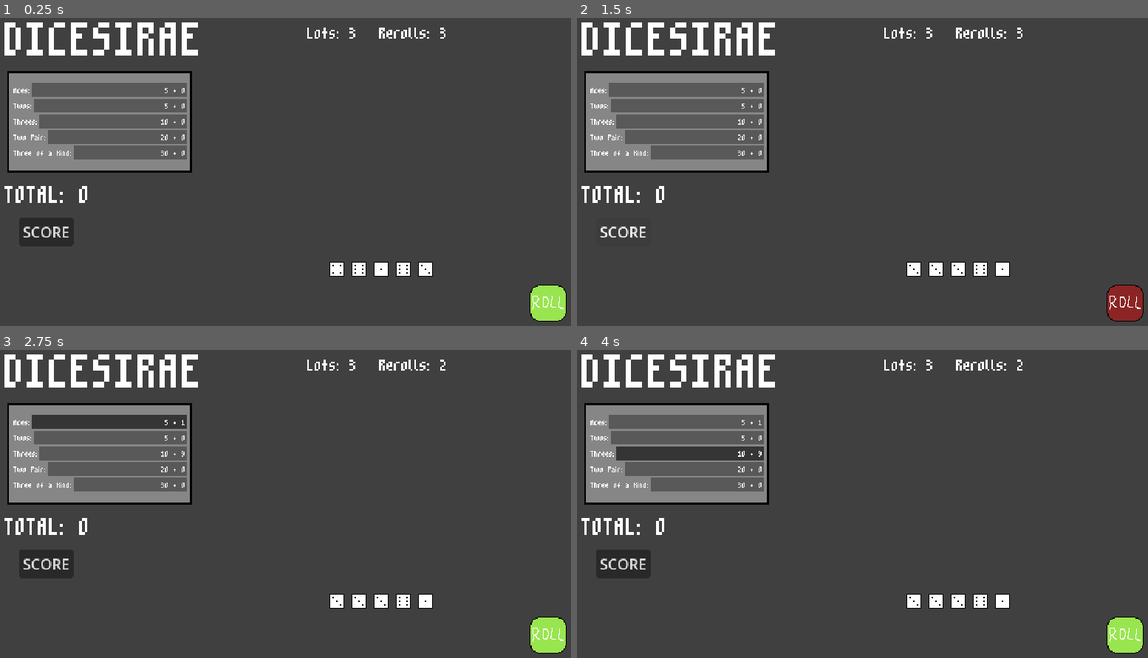
Above: before the commit, frames 1-4 (two rows, left to right).
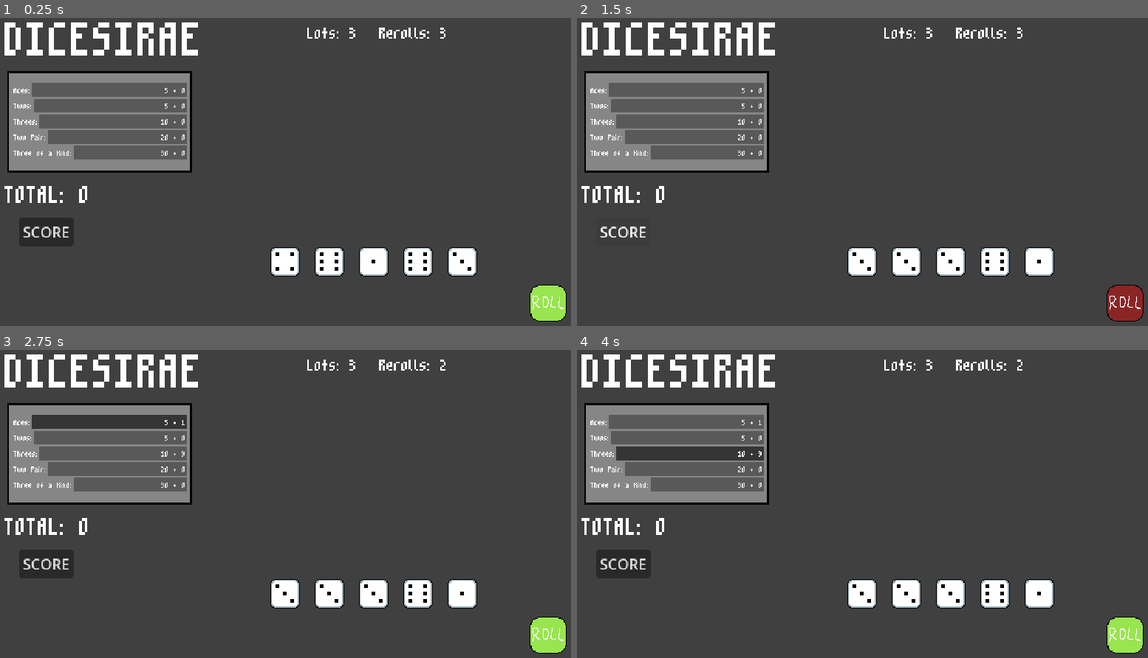
Above: after the commit, the same moments.

Repository: xander6424/DICESIRAE
Game: Godot game, scene res://scenes/main.tscn
Two runs of this game, one before a commit and one after it. Both use one fixed random seed, a clock stepped at 60 frames per second and the inputs below.
Inputs (mouse positions are in pixels of both pictures, inside the frame that each line leads up to):
- Up to frame 1 (0.25 s): no input
- Up to frame 2 (1.5 s): click (1125, 304) at 0.5 s; click "SCORE" at 1.25 s
- Up to frame 3 (2.75 s): click "5 + 1" at 2 s
- Up to frame 4 (4 s): click "5 + 0" at 2.75 s; click "10 + 9" at 3.5 s

The runs differ from the first frame. In frame 1, 2.3% of the frame differs, in the area x 47-84%, y 74-84%; in frame 2, 2.2%; in frame 3, 2.2%; in frame 4, 2.2%.

Commit message:
New Dice Texture
Created new die faces that are 32x32 instead of 16x16 and rearranged the UI for them.

Diff:
--- a/scenes/dice.tscn
+++ b/scenes/dice.tscn
@@ -1,15 +1,15 @@
 [gd_scene format=3 uid="uid://5ueudmkrdrm3"]
 
-[ext_resource type="Texture2D" uid="uid://ct3lhdmtqhay4" path="res://assets/die1.png" id="1_ju2fo"]
 [ext_resource type="Script" uid="uid://b7su0mda6y3af" path="res://scripts/dice.gd" id="1_y4pxb"]
-[ext_resource type="Texture2D" uid="uid://bqa603kymqlsj" path="res://assets/die2.png" id="3_1erj6"]
-[ext_resource type="Texture2D" uid="uid://c3osefskt8b8r" path="res://assets/die3.png" id="4_g08j5"]
-[ext_resource type="Texture2D" uid="uid://cjqnpbtpc18vu" path="res://assets/die4.png" id="5_k2puv"]
-[ext_resource type="Texture2D" uid="uid://dgsfdw8d1kiby" path="res://assets/die5.png" id="6_wa5hx"]
-[ext_resource type="Texture2D" uid="uid://cejwrct6odnyy" path="res://assets/die6.png" id="7_60lre"]
+[ext_resource type="Texture2D" uid="uid://0g2hw2yi7ahj" path="res://assets/die1_32p.png" id="2_pb8pk"]
+[ext_resource type="Texture2D" uid="uid://y5k4sgd7m0ax" path="res://assets/die2_32p.png" id="3_ocjtb"]
+[ext_resource type="Texture2D" uid="uid://cgeuufgijyfrm" path="res://assets/die3_32p.png" id="4_dicg2"]
+[ext_resource type="Texture2D" uid="uid://b41ewysw5q5w8" path="res://assets/die4_32p.png" id="5_pgf55"]
+[ext_resource type="Texture2D" uid="uid://d0wtavxqx5a2a" path="res://assets/die5_32p.png" id="6_dlvbc"]
+[ext_resource type="Texture2D" uid="uid://c78k2icikwp7g" path="res://assets/die6_32p.png" id="7_skxya"]
 
 [sub_resource type="RectangleShape2D" id="RectangleShape2D_m4jp2"]
-size = Vector2(16, 16)
+size = Vector2(29, 29)
 
 [sub_resource type="StyleBoxFlat" id="StyleBoxFlat_pb8pk"]
 bg_color = Color(0, 0, 0, 0)
@@ -31,32 +31,33 @@
 unique_name_in_owner = true
 
 [node name="1" type="Sprite2D" parent="Faces" unique_id=567955937]
-texture = ExtResource("1_ju2fo")
+texture = ExtResource("2_pb8pk")
 
 [node name="2" type="Sprite2D" parent="Faces" unique_id=618310227]
-texture = ExtResource("3_1erj6")
+texture = ExtResource("3_ocjtb")
 
 [node name="3" type="Sprite2D" parent="Faces" unique_id=340551694]
-texture = ExtResource("4_g08j5")
+texture = ExtResource("4_dicg2")
 
 [node name="4" type="Sprite2D" parent="Faces" unique_id=1407171171]
-texture = ExtResource("5_k2puv")
+texture = ExtResource("5_pgf55")
 
 [node name="5" type="Sprite2D" parent="Faces" unique_id=1560482424]
-texture = ExtResource("6_wa5hx")
+texture = ExtResource("6_dlvbc")
 
 [node name="6" type="Sprite2D" parent="Faces" unique_id=923552919]
-texture = ExtResource("7_60lre")
+texture = ExtResource("7_skxya")
 
 [node name="CollisionShape2D" type="CollisionShape2D" parent="." unique_id=884191497]
+position = Vector2(-0.5, -0.5)
 shape = SubResource("RectangleShape2D_m4jp2")
 
 [node name="SaveButton" type="Button" parent="." unique_id=1658616986]
 unique_name_in_owner = true
-offset_left = -8.0
-offset_top = -8.0
-offset_right = 8.0
-offset_bottom = 8.0
+offset_left = -15.0
+offset_top = -15.0
+offset_right = 15.0
+offset_bottom = 15.0
 focus_mode = 0
 theme_override_styles/normal = SubResource("StyleBoxFlat_pb8pk")
 theme_override_styles/pressed = SubResource("StyleBoxFlat_dicg2")
--- a/scenes/main.tscn
+++ b/scenes/main.tscn
@@ -68,21 +68,21 @@
 text = "TOTAL: "
 
 [node name="DiceSet" type="Node2D" parent="." unique_id=950121212]
-position = Vector2(424, 288)
+position = Vector2(416, 280)
 
 [node name="Dice1" parent="DiceSet" unique_id=732832586 instance=ExtResource("2_h2yge")]
-position = Vector2(-48, 0)
+position = Vector2(-96, 0)
 
 [node name="Dice2" parent="DiceSet" unique_id=1615588097 instance=ExtResource("2_h2yge")]
-position = Vector2(-24, 0)
+position = Vector2(-48, 0)
 
 [node name="Dice3" parent="DiceSet" unique_id=390506587 instance=ExtResource("2_h2yge")]
 
 [node name="Dice4" parent="DiceSet" unique_id=100785189 instance=ExtResource("2_h2yge")]
-position = Vector2(24, 0)
+position = Vector2(48, 0)
 
 [node name="Dice5" parent="DiceSet" unique_id=308140988 instance=ExtResource("2_h2yge")]
-position = Vector2(48, 0)
+position = Vector2(96, 0)
 
 [node name="RollButton" type="TextureButton" parent="." unique_id=1066270165]
 unique_name_in_owner = true
Binary file added: assets/die1_32p.png
Not shown, added: assets/die1_32p.png.import
Binary file added: assets/die2_32p.png
Not shown, added: assets/die2_32p.png.import
Binary file added: assets/die3_32p.png
Not shown, added: assets/die3_32p.png.import
Binary file added: assets/die4_32p.png
Not shown, added: assets/die4_32p.png.import
Binary file added: assets/die5_32p.png
Not shown, added: assets/die5_32p.png.import
Binary file added: assets/die6_32p.png
Not shown, added: assets/die6_32p.png.import
